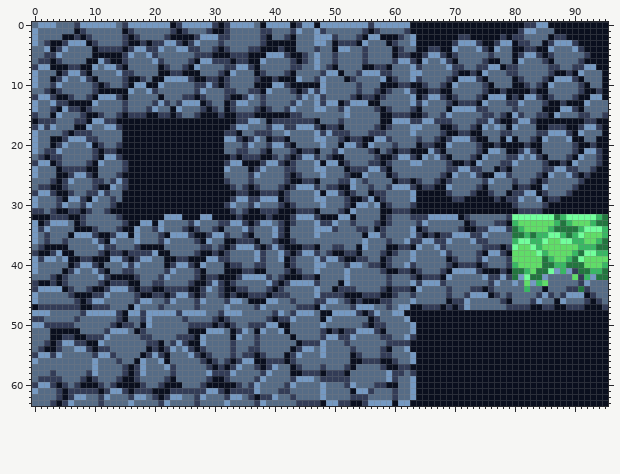
Pixel-art file: Assets/Art/Tilesets/Cave/CaveRocks.ase. The first picture shows the starting point.
96x64 pixels, 1 frame.
And afterwards:
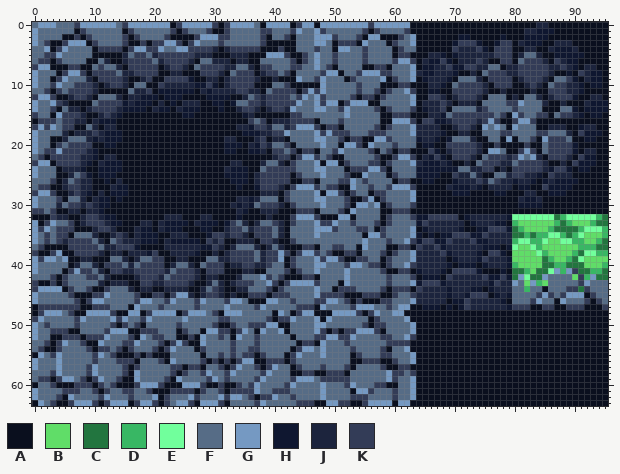
Palette (. is transparent): A #0a0f1e  B #60dd68  C #22753f  D #38b764  E #71ff9c  F #566c86  G #7599c2  H #0f1730  J #1c243d  K #333c57
The exact change:
Changed rows in their new state; - is an unchanged pixel.
first column x 0:
 0 ----------------------------------------------------------------------------------AAJJ----------
 1 ---------------------------------------------------------------------------------AJJHHH---------
 2 -----------------------------------------------------------------------HH-----H-AAHHHH-AA-------
 3 ----------------------------------------------------------------------HKKKH--HKK-JHHH-AJJJA-----
 4 ----------------------------KKJ-JKKK------------------------------AA--KJJJKH-KKK--JJ--JHHHJA----
 5 ---------------JFKKFJKKKKKKJJJ---JJJ-----------------------------AJJH-HJJJJJJKKK-JFFJ-AHHHHHA---
 6 -----------FJ--JKKKKFJKKKKJ-FFJJJ-JJ--F--------------------------JHHKH-JJJKJ--KK-FKKKJ-KJHHA----
 7 ----------FKFFJ-KKKKK-JKKJ-FKKKKJJFFJ-KK------------------------AHHJJKHHKKJJFF-JJKKKKKJJKJHAJJ--
 8 ----------KKKKFJJKKKK--JJ---KKKJ-FKKK-JKK-----------------------JHHJJJH--J-FKKKJJKKKKKJ--H-KJHH-
 9 --------FJ-KKKKJ--JK--KKKKH--JJ-JKKKKJ--J-----------------------AHJJJH-FFFJ-KKKK-JKKKJ-FFKH-JHH-
10 -------KKKJ-JKKJ-FF--KJJJJJHHKH-JKKKK---FF-----------------------AJJH-FKKKKJ-KKK--JKJ-FKKJJH-HH-
11 ------KKKKJ-----FJJKAHHHHHHAJHJJJJKKJJ-FKKK-----------------------HH--KKKKKJ--J----J--KKKJJH--A-
12 ------JKKJ-FFFJ-JJHHH-HHHAA-AHHHH--JFKJKKKK----------------------AKKJ-JKKKJ-FFF-J-FFJ-JKKKH--JJ-
13 -----J----FKKKKHJHHHAJAHAJJJ-AHH-HFFKKJKKKK---------------------AJJJKJ-JJJ-F---------J--J---JHHH
14 -----FJJ-JKKKKJHHHHAJHH-JHHHA-AH-AJKKJ-JKKJ----------------------HJJK-FFFFJ-------------FFH-HHHH
15 -----KKKJ--JKJH-AAA--AA-AHHA---A--AHJ----------------------------AJJHFKKKKK------------FKKJHAHHA
16 -----KKJJ-JHHH--------------------AAKFK-JJJ---------------------AKKHHJKKKKJ-----------------AA--
17 -----KK--FJAJJA------------------AJJHKKJFFJ---------------------JJJJ--JKKJ------------JJJ--HJJA-
18 -----J-JJJKJHHH-----------------AA-HHHJJKK----------------------JJJJH--JJ-------------FFFJ-KHHH-
19 -----JFFFJHJHHH-----------------JJA-AJK-JJ----------------------HJJH-HFFFJ------------KKKF--HH--
20 -----FKKKK-AHHA-----------------HHHAJHKJFF-----------------------HH--KKKKKJ-----------KKKKH--A--
21 -----KKKKJH-AA------------------HHAAHHJ-KK------------------------KH-JKKKKJ-----------KKKKH-JJA-
22 -----KKKJJH-JJA------------------A-AAA--JK-----------------------JHKH-KKKJ-FKKKJ----J-KKKJ-KHHA-
23 -----KKKJH-JHHHA----------------AJJ---JFFJ----------------------JHHHJH--J-FKKKJJFKKKKJ--J-KHHHA-
24 -----JJJH--HHHHA----------------JHHH-AFKKK----------------------HHHHHHHFFJJKK-J-KKKKKJHKKHAHHA--
25 ------JFKH-HHHA-----------------HHHHAJKKKK----------------------HHHHA-KJJFJ--FFJKKJJH-KJJJA-A---
26 -----JFKJJAAHAJA----------------AHHHAJKKKK----------------------AHHA-AHJJJKJFKJJHJJH-HJHHHHA----
27 -----JKKJJA--JHH-----------------AHA-HKKKJ-----------------------AA--JHHHJH-JJJJ-HH--KHHHHA-----
28 ------JKJHAJAHHH------------------AA--JJJ----------------------------AHHHA--AHH-AAJJ-AHHHA------
29 ------FFJ-JHHAH------------------AJJHJFFF-----------------------------AA-----A-AAJHHJ-AA--------
30 ----JFKKJKJHHA------------------AJHJHFKKKJ--------------------------------------AHHHHA----------
31 ------JJ-JJHA--------------------AJH--JJJ----------------------------------------AAAA-----------
32 ----JJ--JKKJHHA-------JJJ---JJ----H----J------------------------HHKKKKK-HJJJJJJH----------------
33 ----FFK-JKKKJHHA--JJ-JHHHHAJHHHAHKFJ-JFFKJ----------------------HKJJJJJJ-HJJJHH-----------------
34 ----KKK---JKKJA--JHHAJHHHA-AHHA-JKKFJKKKFJ-----------------------HJJJJJH--HHKKKH----------------
35 ----KK-FFFJ--JKJ-JHHHA-JJJA--HKKJKKJ-KKKFJ----------------------H-H-HHKKKHHKJJJJ----------------
36 ----KJKKKKFJ-FKJJJHHHAJHHHHH-KJK--JJJ-KKJ-----------------------HKKHHKJJJKHHJJJJ----------------
37 ------KKKKKFJJKKKH----JJJJJJHHKJ-JFFFJ-JFJ----------------------KJJKHJJJJJJHHH-H----------------
38 -------KKKKJ-JJ-JJJHK--JJJJH--J-JKKKKFJKK-----------------------JJJJKHJJJJH-KKH-----------------
39 --------JJ---FFJ-JFFKK--JJ---FFJJKKKKFJKK-----------------------JJJJJ-HJJJHKJJJH----------------
40 -------JFFJ-KKKFJFKKKK-JFFJ-FKKK-JJKKJJK------------------------JJJJJH-HHH-HJJJH----------------
41 --------KKFJ-KKJJKKKKKJFKKKJ-KKK---JJ---------------------------HJJJH-KKKKH---H-----------------
42 ---------KKFJ----JKKKJFKKKKJ-JJ---JFFF---------------------------HHH-KJJJJJKHHKH----------------
43 -----------J-JJJ--KKJJKKKKJ--JFJ-JKKK---------------------------HKKKHJJJJJJJHKJJ----------------
44 -------------FFFJ-JJ--JJJJ--JFKJ--JJ----------------------------KJJJJHJJJHH-HJJJ----------------
45 --------------------------J-JKKJ-J------------------------------JJJJJHJJHKKK-HJH----------------
46 ----------------------------------------------------------------JJJJJ-HHKJJJJJH-----------------
47 -----------------------------------------------------------------HHH-H-HKJJJJJJH----------------
48 AK-GG-KAA----KA---AK----AK----KA--------A--AK--A------------------------------------------------
49 -G------G----G-G---------G----FK---------------G------------------------------------------------
50 -F-FFFFK--------FK-F----K-FFFFKA---------------G------------------------------------------------
51 G--KKK----------A--KK---AKFF---KK--------------G------------------------------------------------
52 G------K--------KAGFKK--AA-----K---------------K------------------------------------------------
53 ------FF-------KKG-FFKA------------------------A------------------------------------------------
54 -------FF-----KAK--F-----FF---------------------------------------------------------------------
55 A-F---------F-AAAK--AA----FF-F-K----------------------------------------------------------------
56 ----G-----K----KK-F--K-G-------A----------------------------------------------------------------
57 G---G----K--------F---F-KAKKAFF-----------------------------------------------------------------
58 ----G------------GF-----AK--K-FF---------------A------------------------------------------------
59 ---A-GG----G-----G------G-----GF----------------------------------------------------------------
60 AFF--AA-KK-------KGGG----GGG---K----------------------------------------------------------------
61 ----FK--FF---FF-KFF--------A-FF---------K-------------------------------------------------------
62 G-----GFF--------FF-G--FF-G-F--G----------------------------------------------------------------
63 AG---AKGGGKAKGGGAKGGKAK-GGKAGGGKA--------------A------------------------------------------------
